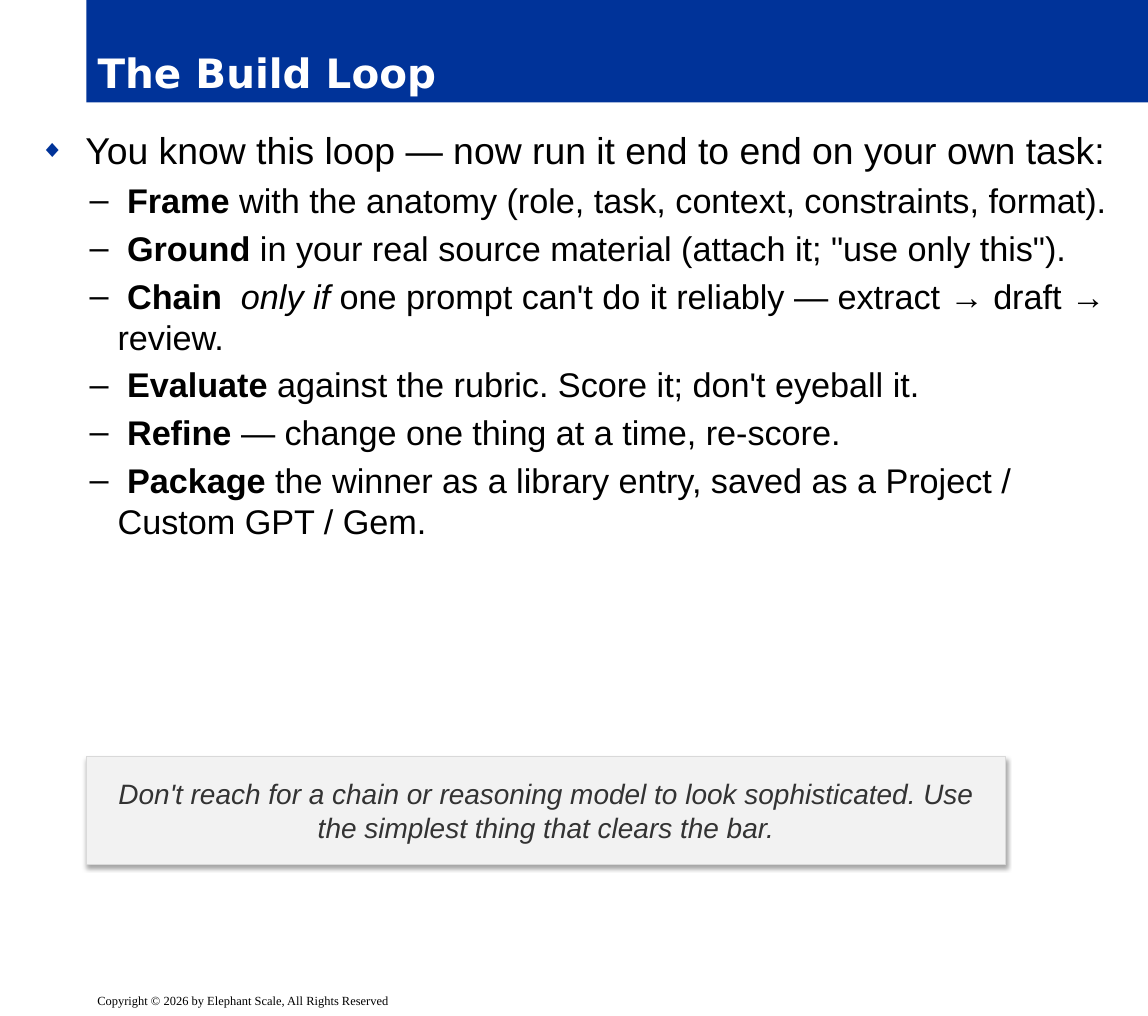
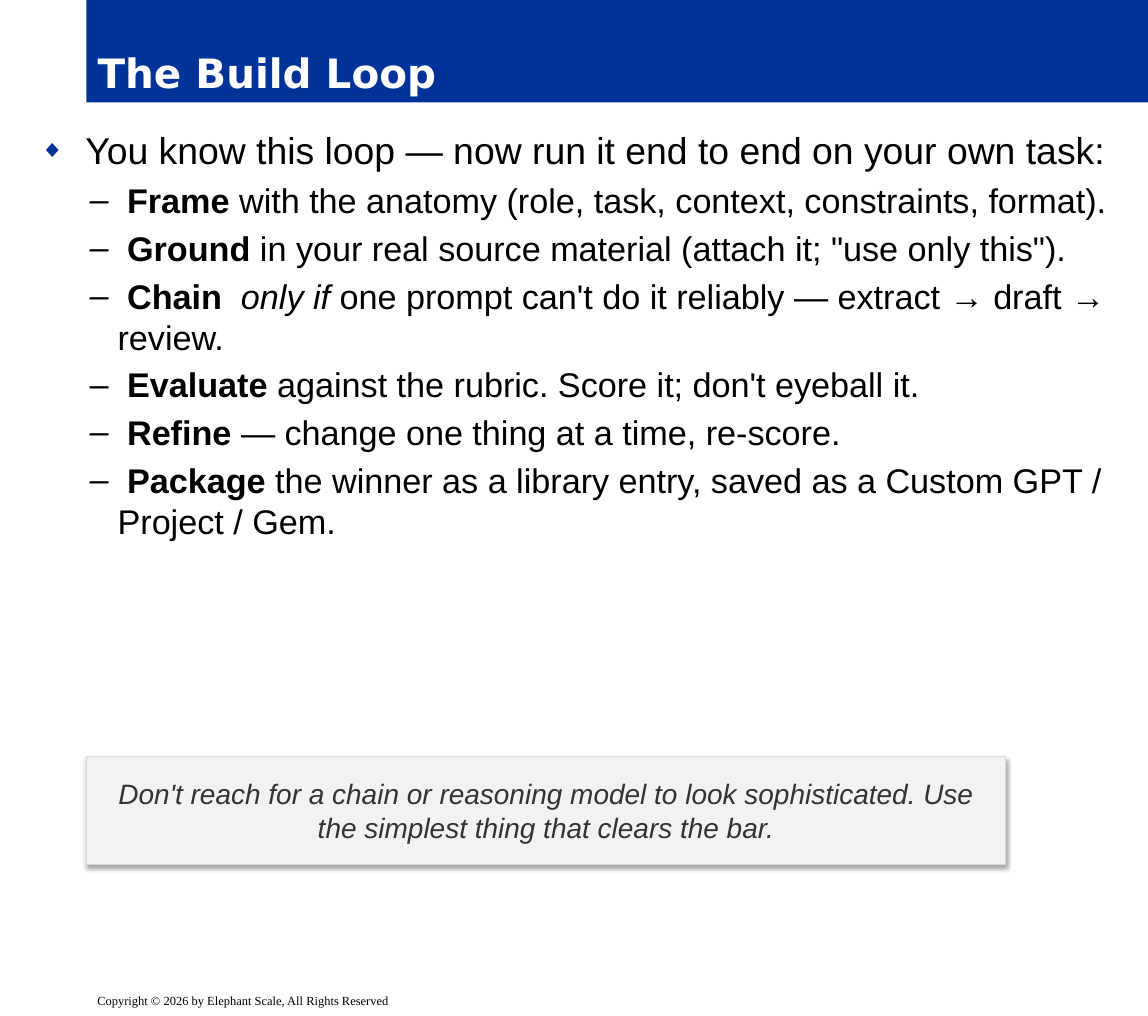
Before and after one commit to elephantscale/Prompt_Engineering_for_Business_Professionals, a slide deck: slide 5 of slides/release/07-capstone.pptx. Drawn at 1148x1016 pixels with LibreOffice and Linux fonts; fonts in the diff are those of the drawing; background and template pictures are left out. Boxes give left, top, right and bottom in pixels: in the first picture for what was removed or moved away, otherwise in the second. Text is boxed around its words. In the diff, an @@ line names an element or a change of style, - is before the commit and + after.

```diff
--- a/slides/release/07-capstone.pptx
+++ b/slides/release/07-capstone.pptx
@@ text at [118,468,1083,541]: text changed @@
-  – Package the winner as a library entry, saved as a Project / Custom GPT / Gem.
+  – Package the winner as a library entry, saved as a Custom GPT / Project / Gem.
```
Also in this commit, not shown: 8 other slides changed, 3 other files.
